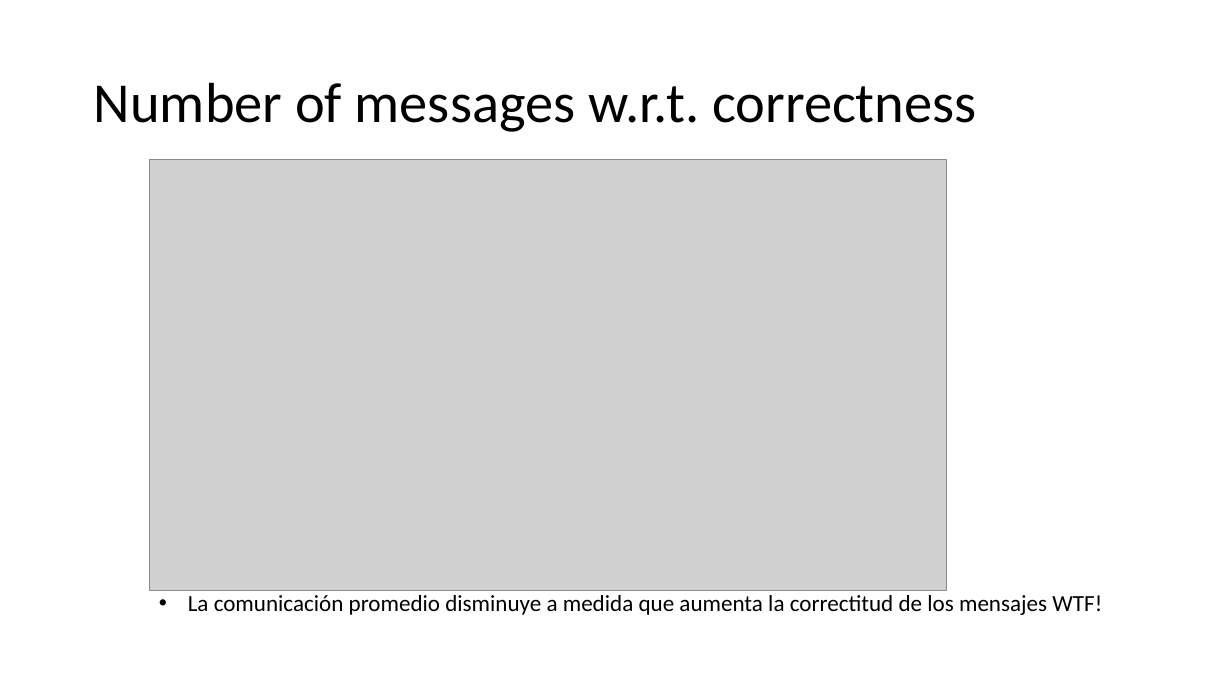
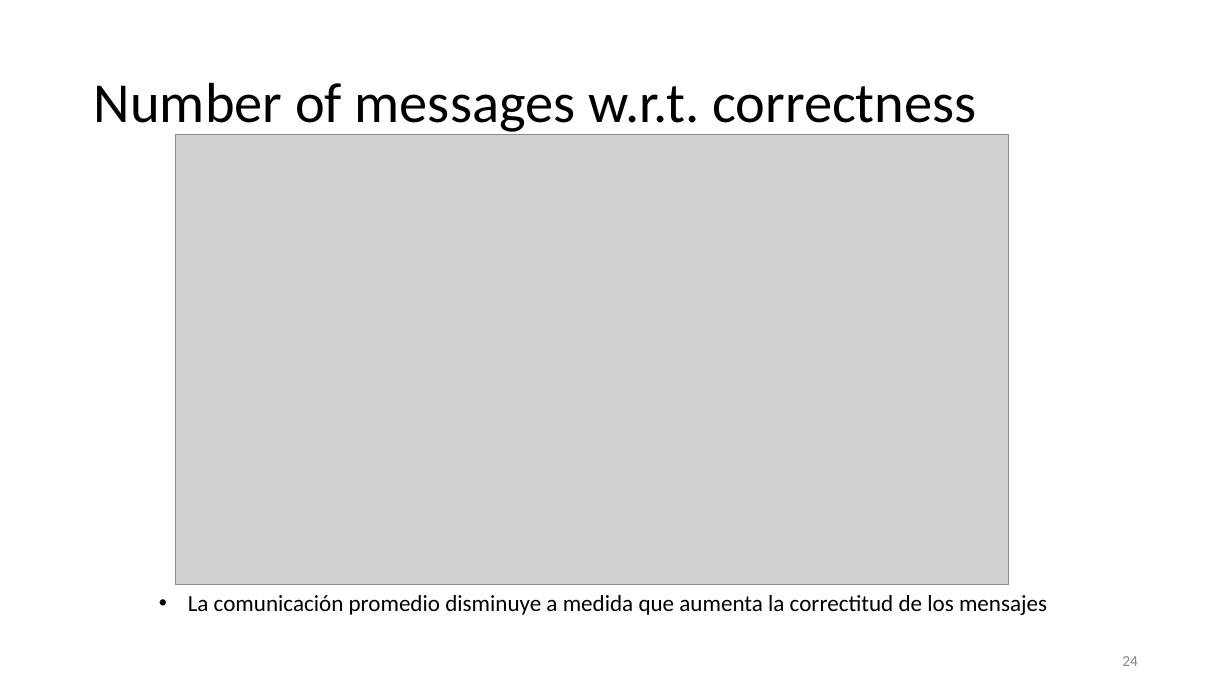
Before and after one commit to Slendercoder/DatosDLL, a slide deck: slide 24 of 12-16-18-23-27-sept-2019/Analysis/Colaboración, uso del lenguaje y comprensión.pptx (slide 17 before the commit). Drawn at 1232x693 pixels with LibreOffice and Linux fonts; fonts in the diff are those of the drawing; grey boxes stand for pictures. Boxes give left, top, right and bottom in pixels: in the first picture for what was removed or moved away, otherwise in the second. Text is boxed around its words. In the diff, an @@ line names an element or a change of style, - is before the commit and + after.

```diff
--- a/12-16-18-23-27-sept-2019/Analysis/Colaboración, uso del lenguaje y comprensión.pptx
+++ b/12-16-18-23-27-sept-2019/Analysis/Colaboración, uso del lenguaje y comprensión.pptx
@@ picture: place and size @@
-picture at [150, 160, 947, 591]
+picture at [176, 135, 1008, 585]
@@ text at [188, 595, 1047, 615]: text changed @@
-• La comunicación promedio disminuye a medida que aumenta la correctitud de los mensajes WTF!
+• La comunicación promedio disminuye a medida que aumenta la correctitud de los mensajes
@@ page number added at [1122, 656, 1138, 666], 12 pt, text #8C8C8C @@
+24
```
Also in this commit, not shown: 18 other slides changed, 15 slides added, 1 slide removed, 12 other files.
